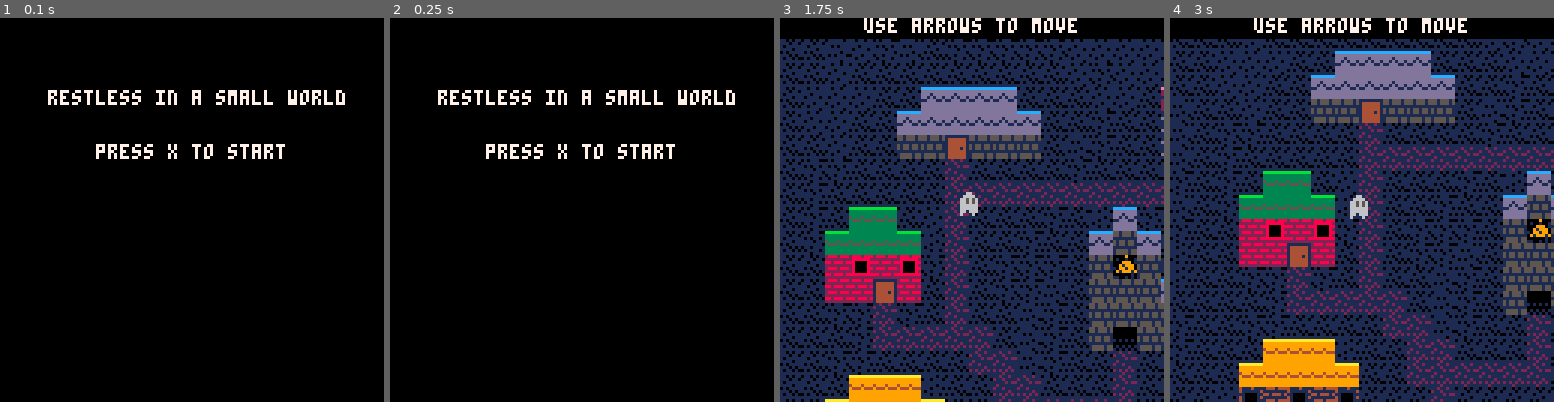
Above: before the commit, frames 1-4 (left to right).
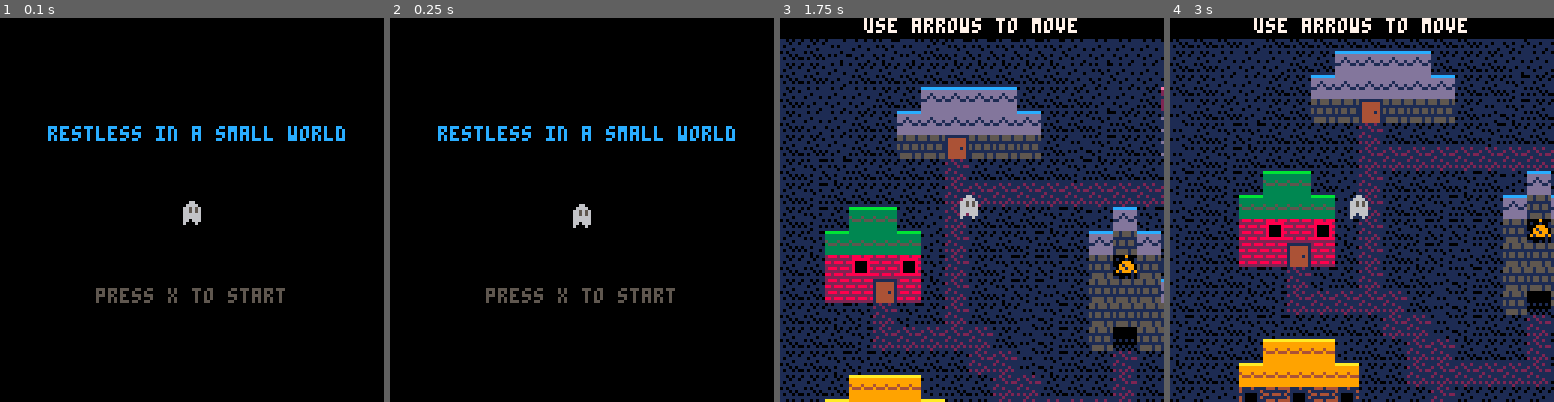
Above: after the commit, the same moments.

Repository: codeartisticninja/ldjam38
Game: PICO-8 cartridge ldjam.p8
Same seed, same stepped clock (60 frames per second), same inputs: the game is played once before the commit and once after it.
Inputs:
- Up to frame 1 (0.1 s): no input
- Up to frame 2 (0.25 s): no input
- Up to frame 3 (1.75 s): tap O (Z key) at 0.33, 0.7, 1.43 s; tap X (X key) at 1.07 s
- Up to frame 4 (3 s): hold Left 1.97-2.37 s; tap X (X key) at 2.07, 2.4, 2.73 s; tap O (Z key) at 2.22 s; hold Down 2.42-2.82 s; hold Right from 2.87 s (still down)

The runs differ from the first frame. In frame 1, 4.2% of the frame differs, in the area x 12-90%, y 18-75%; in frame 2, 4.2%; in frame 3, 0.1%; in frame 4, nothing differs.

Commit message:
more colorful start and end screen

Diff:
--- a/ldjam.p8
+++ b/ldjam.p8
@@ -3,7 +3,7 @@
 __lua__
 map = {
 	sizex = 32,
-	sizey = 32,
+	sizey = 32
 }
 
 cam = {
@@ -706,6 +706,11 @@
 
 function _update()
 	if player.state == -1 then
+		if (drawnumber % 30 == 1) or (drawnumber % 30 == 7) then
+			player.hover += 1
+		elseif (drawnumber % 30 == 15) or (drawnumber % 30 == 22) then
+			player.hover -= 1
+		end
 		if btnp(5) then
 			player.state += 1
 		end
@@ -993,33 +998,47 @@
 -- start screen --
 
 function drawstart()
-	color(7)
+	cls()
+	spr(player.sprite,player.x + player.shake-4,player.y + player.hover-4,1,1,player.flipped)
+
 	camera(0,0)
+	print("")
+	print("")
+	print("")
+	print("")
+	print("")
+	print("")
+	color(12)
+	print(centertxt("restless in a small world",32))
+	print("")
+	print("")
+	print("")
+	print("")
+	print("")
+	print("")
+	print("")
+	print("")
+	color(5)
+	print(centertxt("press x to start",32))
+end
+
+-- credits --
+
+function drawcredits()
 	cls()
-	print("")
-	print("")
-	print("")
-	print("")
-	print(centertxt("restless in a small world",32))
-	print("")
-	print("")
-	print(centertxt("press x to start",32))
-end
-
--- credits --
-
-function drawcredits()
-	color(7)
 	camera(0,0)
-	cls()
-	print("")
-	print("")
-	print("")
-	print("")
-	print(centertxt("the end!",32))
-	print("")
-	print("")
-	print(centertxt("made by",32))
+	print("")
+	print("")
+	print("")
+	print("")
+	color(12)
+	print(centertxt("rest in peace",32))
+	print("")
+	print("")
+	color(6)
+	print(centertxt("ldjam game made by",32))
+	print("")
+	color(5)
 	print(centertxt("codeartistic.ninja",32))
 	print(centertxt("and",32))
 	print(centertxt("fennesz",32))
Not shown, changed: ldjam.p8.png
